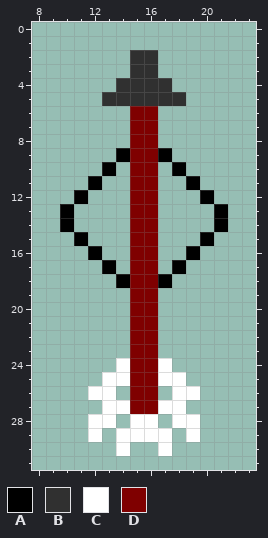
Two states of a pixel-art sprite, assets/graphics/action_projectiles/bow_root.png. Above, as it was before the edit.
The file is 32x32 pixels. Shown: x 8..23, y 0..31.
Palette (. is transparent): A #000000  B #303030  C #ffffff  D #7f0000
Pixels before, first column x 10:
 2 .....BB.....
 3 .....BB.....
 4 ....BBBB....
 5 ...BBBBBB...
 6 .....DD.....
 7 .....DD.....
 8 .....DD.....
 9 ....ADDA....
10 ...A.DD.A...
11 ..A..DD..A..
12 .A...DD...A.
13 A....DD....A
14 A....DD....A
15 .A...DD...A.
16 ..A..DD..A..
17 ...A.DD.A...
18 ....ADDA....
19 .....DD.....
20 .....DD.....
21 .....DD.....
22 .....DD.....
23 .....DD.....
24 ....CDDC....
25 ...CCDDCC...
26 ..CC.DD.CC..
27 ...CCDDCC...
28 ..CC.CC.CC..
29 ..C.CCCC.C..
30 ....C..C....
After the commit:
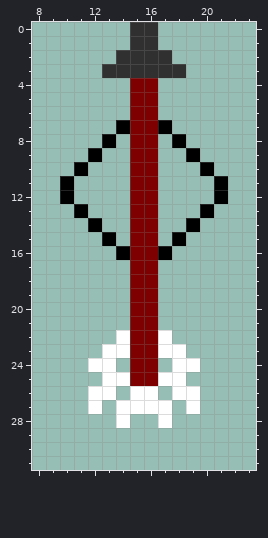
Change:
{"y":0,"x":15,"old":"..","new":"BB"}
{"y":1,"x":15,"old":"..","new":"BB"}
{"y":2,"x":14,"old":".","new":"B"}
{"y":2,"x":17,"old":".","new":"B"}
{"y":3,"x":13,"old":"..","new":"BB"}
{"y":3,"x":17,"old":"..","new":"BB"}
{"y":4,"x":14,"old":"BBBB","new":".DD."}
{"y":5,"x":13,"old":"BBBBBB","new":"..DD.."}
{"y":7,"x":14,"old":".","new":"A"}
{"y":7,"x":17,"old":".","new":"A"}
{"y":8,"x":13,"old":".","new":"A"}
{"y":8,"x":18,"old":".","new":"A"}
{"y":9,"x":12,"old":".","new":"A"}
{"y":9,"x":14,"old":"A","new":"."}
{"y":9,"x":17,"old":"A","new":"."}
{"y":9,"x":19,"old":".","new":"A"}
{"y":10,"x":11,"old":".","new":"A"}
{"y":10,"x":13,"old":"A","new":"."}
{"y":10,"x":18,"old":"A","new":"."}
{"y":10,"x":20,"old":".","new":"A"}
{"y":11,"x":10,"old":".","new":"A"}
{"y":11,"x":12,"old":"A","new":"."}
{"y":11,"x":19,"old":"A","new":"."}
{"y":11,"x":21,"old":".","new":"A"}
{"y":12,"x":10,"old":".A","new":"A."}
{"y":12,"x":20,"old":"A.","new":".A"}
{"y":13,"x":10,"old":"A.","new":".A"}
{"y":13,"x":20,"old":".A","new":"A."}
{"y":14,"x":10,"old":"A","new":"."}
{"y":14,"x":12,"old":".","new":"A"}
{"y":14,"x":19,"old":".","new":"A"}
{"y":14,"x":21,"old":"A","new":"."}
{"y":15,"x":11,"old":"A","new":"."}
{"y":15,"x":13,"old":".","new":"A"}
{"y":15,"x":18,"old":".","new":"A"}
{"y":15,"x":20,"old":"A","new":"."}
{"y":16,"x":12,"old":"A","new":"."}
{"y":16,"x":14,"old":".","new":"A"}
{"y":16,"x":17,"old":".","new":"A"}
{"y":16,"x":19,"old":"A","new":"."}
{"y":17,"x":13,"old":"A","new":"."}
{"y":17,"x":18,"old":"A","new":"."}
{"y":18,"x":14,"old":"A","new":"."}
{"y":18,"x":17,"old":"A","new":"."}
{"y":22,"x":14,"old":".","new":"C"}
{"y":22,"x":17,"old":".","new":"C"}
{"y":23,"x":13,"old":"..","new":"CC"}
{"y":23,"x":17,"old":"..","new":"CC"}
{"y":24,"x":12,"old":"..C","new":"CC."}
{"y":24,"x":17,"old":"C..","new":".CC"}
{"y":26,"x":15,"old":"DD","new":"CC"}
{"y":27,"x":12,"old":".C","new":"C."}
{"y":27,"x":15,"old":"DD","new":"CC"}
{"y":27,"x":18,"old":"C.","new":".C"}
{"y":28,"x":12,"old":"CC.CC.CC","new":"..C..C.."}
{"y":29,"x":12,"old":"C","new":"."}
{"y":29,"x":14,"old":"CCCC","new":"...."}
{"y":29,"x":19,"old":"C","new":"."}
{"y":30,"x":14,"old":"C","new":"."}
{"y":30,"x":17,"old":"C","new":"."}
{"label":"changed","picture_box":[60,22,228,456]}
